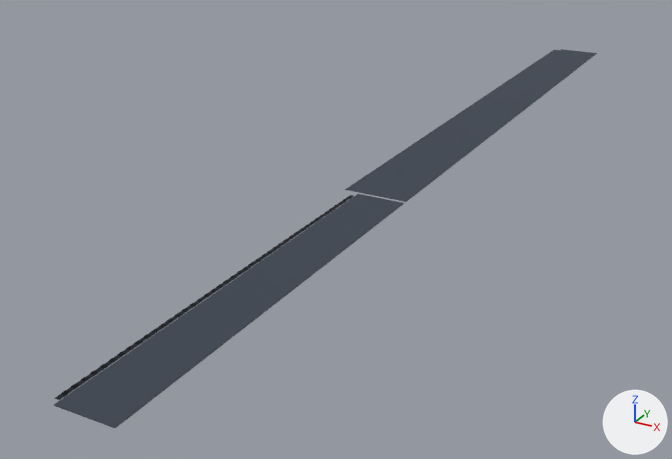
One commit to the glTF model godot/assets/models/tt_pool_deck_finish_d.glb: the scene before it, then after it.
Before and after are seen from a camera (50 mm lens) standing at (11.3, -27.3, 10.1) and looking at (-2.4, -2.5, -2.3). The axes (+X, +Y, +Z) are drawn at lower right. The lights are the same throughout. The first picture is the older version. Objects named as collision shapes, trigger or cutter boxes, shadow casters or lower levels of detail are left out. Vertices at exactly the same position are counted once.

Script lines for the objects in view, before the commit:
```python
mat_tt_carbonslate = bpy.data.materials.new('TT_CarbonSlate')
mat_tt_carbonslate.use_nodes = True; mat_tt_carbonslate.node_tree.nodes.clear()
_N = mat_tt_carbonslate.node_tree.nodes; _L = mat_tt_carbonslate.node_tree.links
n0 = _N.new('ShaderNodeBsdfPrincipled'); n0.name = 'Principled BSDF'
n0.inputs[2].default_value = 0.75  # 'Roughness'
n1 = _N.new('ShaderNodeOutputMaterial'); n1.name = 'Material Output'
n2 = _N.new('ShaderNodeMix'); n2.name = 'Mix'
n2.data_type = 'RGBA'
n2.blend_type = 'MULTIPLY'
n2.inputs[0].default_value = 1.0  # 'Factor'
n2.inputs[7].default_value = (0.157, 0.18, 0.22, 1.0)  # 'B', grey #6e7681
n3 = _N.new('ShaderNodeTexImage'); n3.name = 'Image Texture'
n3.image = img_image_0
_L.new(n0.outputs[0], n1.inputs[0])  # 'BSDF' to 'Surface'
_L.new(n2.outputs[2], n0.inputs[0])  # 'Result' to 'Base Color'
_L.new(n3.outputs[0], n2.inputs[6])  # 'Color' to 'A'
me_deck_terrazzo = bpy.data.meshes.new('Deck_Terrazzo')
me_deck_terrazzo.from_pydata(...)  # 28 vertices, 48 faces; spans x -1.0..1.0, y -16.9..16.9, z 0.0
me_deck_terrazzo.materials.append(mat_tt_carbonslate)
me_gutter_darkslot = bpy.data.meshes.new('Gutter_DarkSlot')
me_gutter_darkslot.from_pydata(...)  # 10 vertices, 16 faces; spans x -0.65..-0.53, y -16.75..-4.75, z 0.0..0.01
me_gutter_darkslot.materials.append(mat_tt_gunmetal)
ob_deck_terrazzo = bpy.data.objects.new('Deck_Terrazzo', me_deck_terrazzo)
ob_deck_terrazzo.location = (0.0, 0.0, 0.0)
ob_gutter_darkslot = bpy.data.objects.new('Gutter_DarkSlot', me_gutter_darkslot)
ob_gutter_darkslot.location = (0.0, 0.0, 0.0)
```
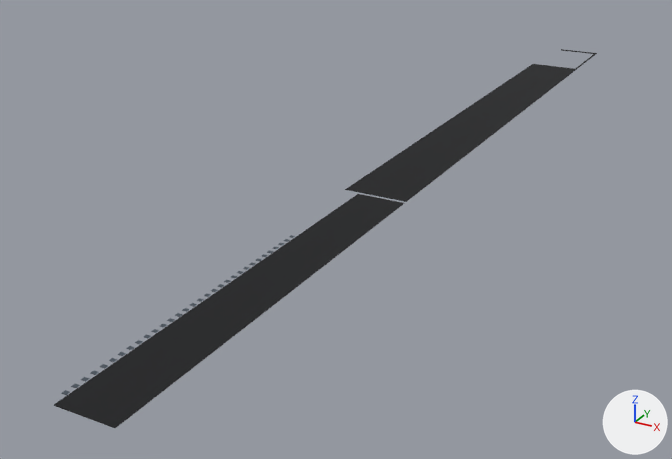
Where the change shows, as pixel boxes (x1, y1, x2, y2) in the pictures (672 x 459 px):
'Deck_Terrazzo', surface changed, reshaped
    both: (54, 49, 597, 428)
'Gutter_DarkSlot', deleted
    before: (55, 195, 354, 400)
part 1 of me_deck_terrazzo, cut back
    both: (346, 50, 597, 202)

What changed in the scene script:
```text
Change mat_tt_carbonslate:
    where n3 = _N.new('ShaderNodeTexImage'); n3.name = 'Image Texture'
    n3.image: img_image_0 -> img_image_1
Change me_deck_terrazzo:
    used by ob_deck_terrazzo; location = (0.0, 0.0, 0.0)
    remove me_deck_terrazzo.from_pydata(...)  # 28 vertices, 48 faces; spans x -1.0..1.0, y -16.9..16.9, z 0.0
    add me_deck_terrazzo.from_pydata(...)  # 36 vertices, 64 faces; spans x -1.0..1.0, y -16.9..16.9, z 0.0
    me_deck_terrazzo part 1
    2 vertices are removed from x 1.0, y 16.7, z 0.0
    16 faces are deleted
    4 vertices move from x -1.0..0.0, y 6.1..16.7, z 0.0 to x -1.0..0.0, y 4.5..13.4, z 0.0
    10 vertices are added at x 0.9..1.0, y 13.4..16.8, z 0.0
    32 new faces join them
Remove ob_gutter_darkslot:
    ob_gutter_darkslot = bpy.data.objects.new('Gutter_DarkSlot', me_gutter_darkslot)
    ob_gutter_darkslot.location = (0.0, 0.0, 0.0)
```
